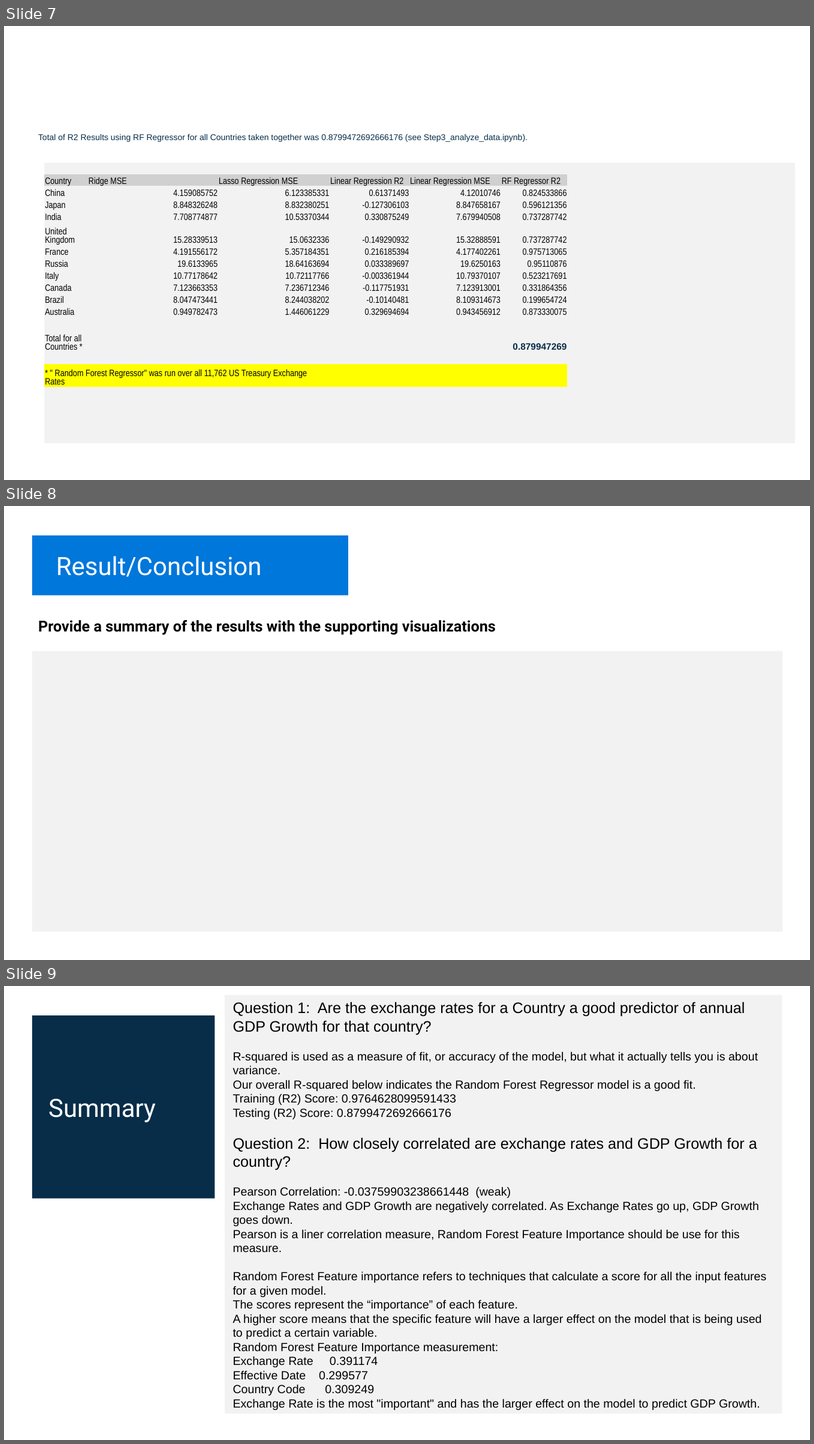
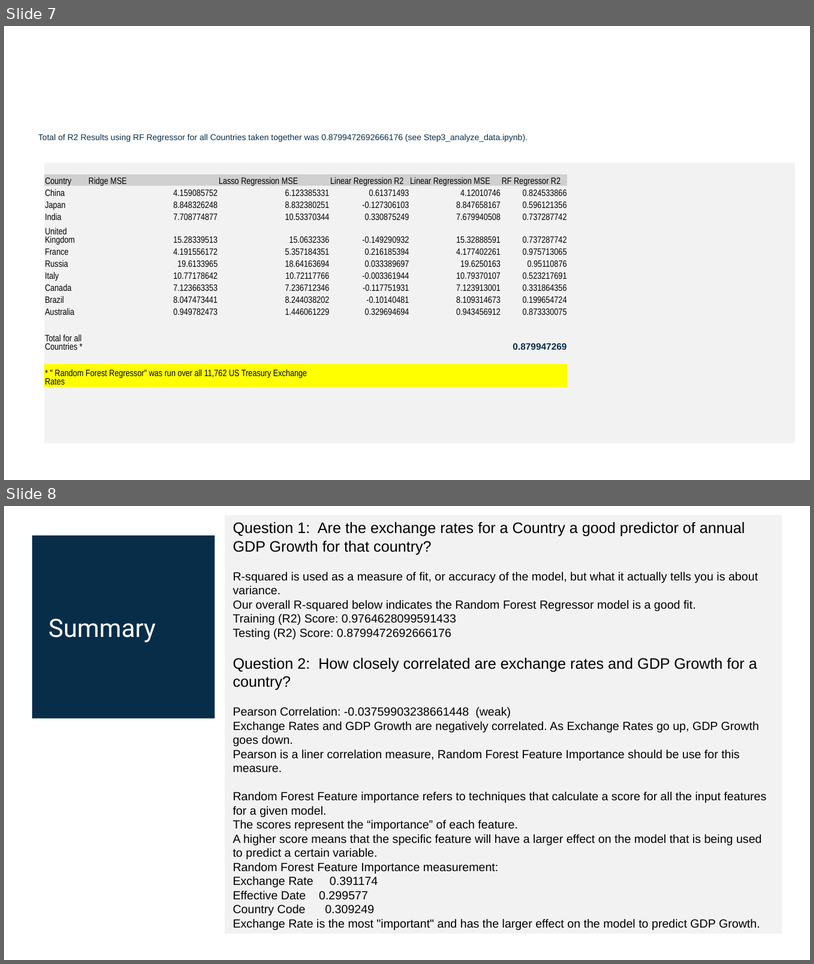
Before and after one commit to tbrown14611/Project_2, a slide deck: Team_3_AI_Bootcamp_Project_2.pptx. Shown one above the other, each under a label of ours: slides 7, 8 and 9 before the commit, slides 7 and 8 after it. The pictures are 814x1444 and 814x964 pixels, drawn with LibreOffice and Linux fonts; fonts in the diff are those of the drawing. Boxes give left, top, right and bottom in pixels: in the first picture for what was removed or moved away, otherwise in the second. Text is boxed around its words. In the diff, an @@ line names an element or a change of style, - is before the commit and + after.

```diff
--- a/Team_3_AI_Bootcamp_Project_2.pptx
+++ b/Team_3_AI_Bootcamp_Project_2.pptx
@@ slide 8 removed at (4, 506, 810, 960), background #FFFFFF @@
@@ rectangle removed at (32, 535, 349, 595) @@
@@ text removed at (56, 556, 262, 577) @@
-Result/Conclusion
@@ text removed at (38, 620, 496, 635) @@
-Provide a summary of the results with the supporting visualizations
@@ rectangle removed at (32, 651, 784, 931) @@
@@ what was slide 9 is now slide 8 @@
```
Also in this commit, not shown: 1 slide changed, 1 slide added, 2 other slides removed.
